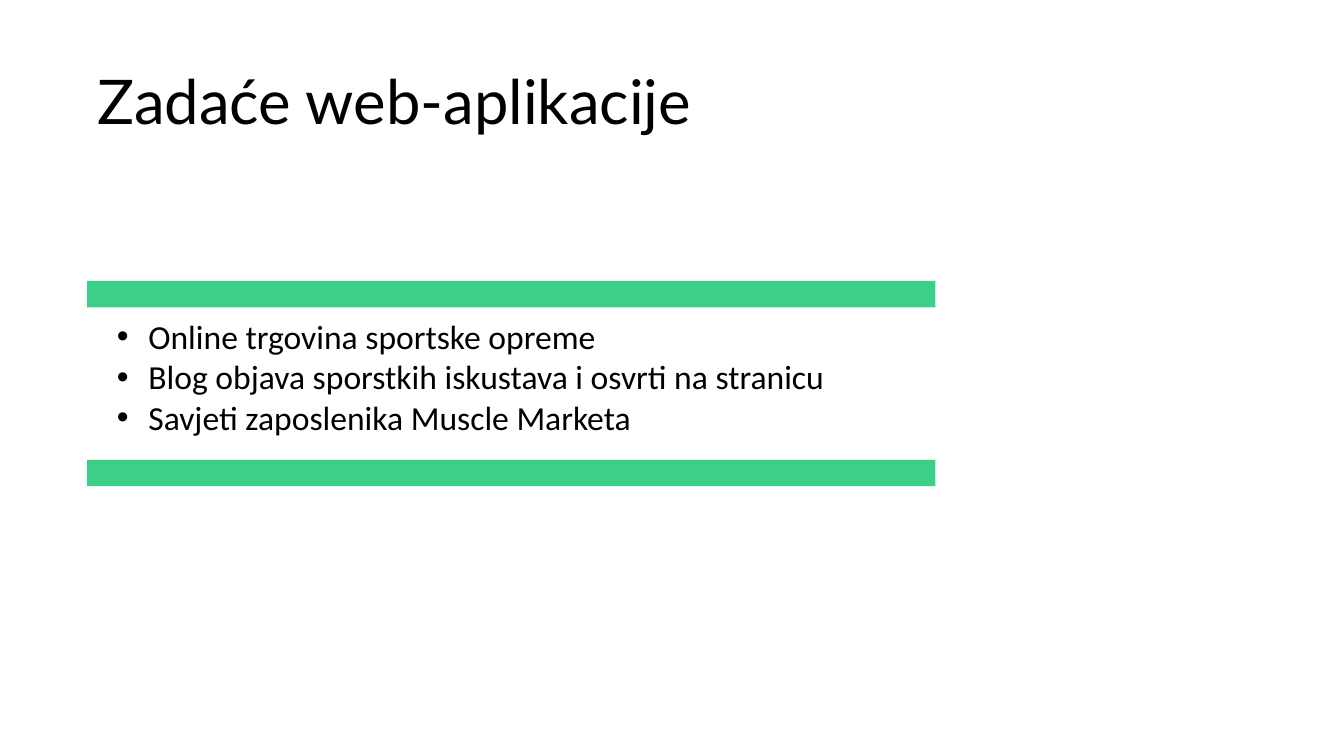
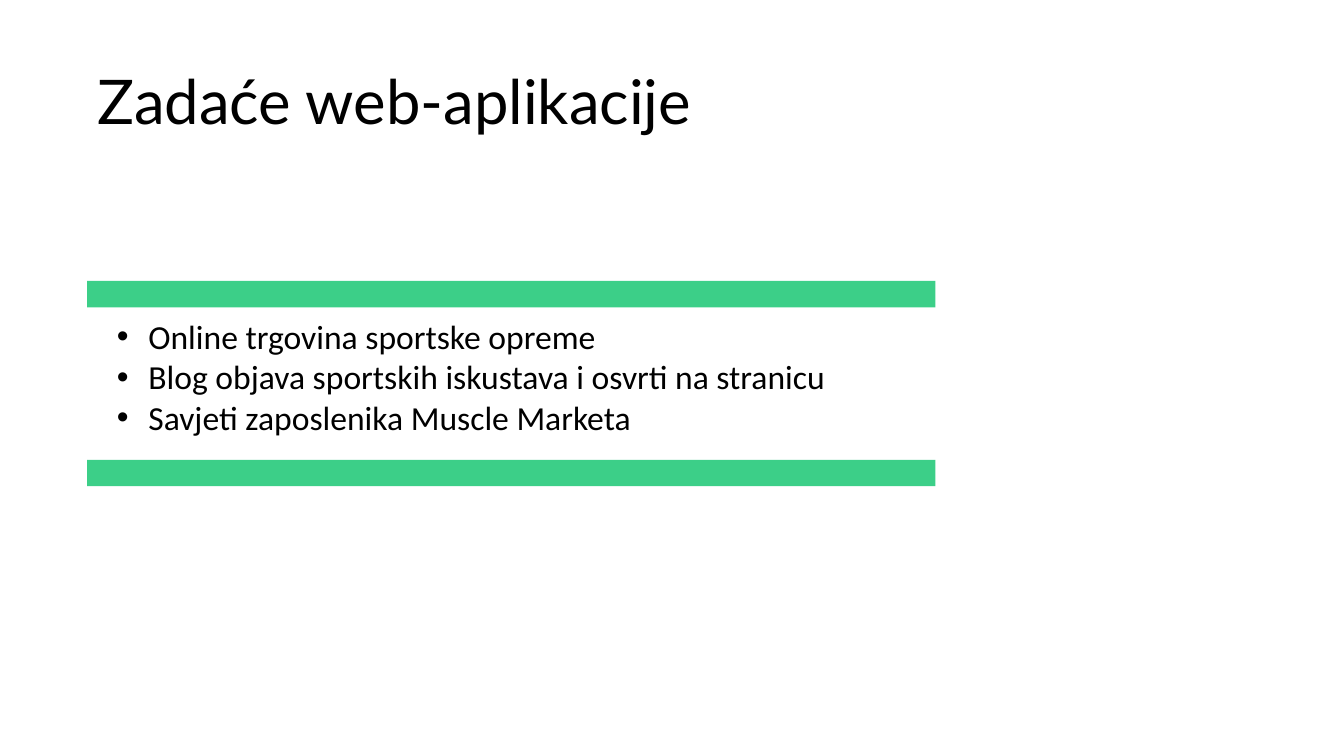
Before and after one commit to josipaj/projekt-HCI, a slide deck: slide 2 of docs/projekt/HCI-Muscle_Market.pptx. Drawn at 1344x756 pixels with LibreOffice and Linux fonts; fonts in the diff are those of the drawing. Boxes give left, top, right and bottom in pixels: in the first picture for what was removed or moved away, otherwise in the second. Text is boxed around its words. In the diff, an @@ line names an element or a change of style, - is before the commit and + after.

Commit message:
final

```diff
--- a/docs/projekt/HCI-Muscle_Market.pptx
+++ b/docs/projekt/HCI-Muscle_Market.pptx
@@ text at box(148, 365, 824, 395): text changed @@
-• Blog objava sporstkih iskustava i osvrti na stranicu
+• Blog objava sportskih iskustava i osvrti na stranicu
```
